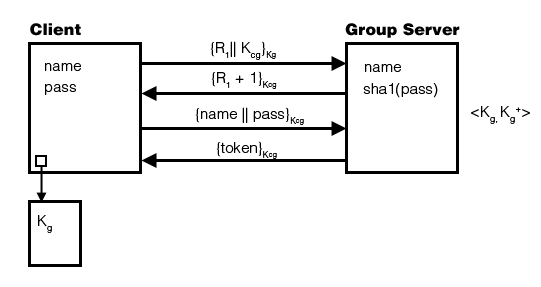
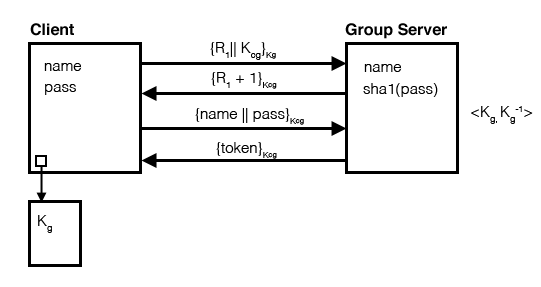
Layered file, before and after one edit (541×287). Changes by layer:
added group "Threat 1" with 36 layers above "Background" over [30, 23, 533, 233]
moved "Arrows" into group "Threat 1" over [195, 41, 304, 159]
added layer "{token}Kcg" (1st of 2, in "Threat 1" › "Arrows") in group "Arrows" over [216, 142, 277, 159]
hid "{token}Kcg" (2nd of 2, in "Threat 1" › "Arrows") over [216, 141, 277, 159]
added layer "{name || pass}Kcg" (1st of 2, in "Threat 1" › "Arrows") in group "Arrows" over [195, 108, 304, 125]
hid "{name || pass}Kcg" (2nd of 2, in "Threat 1" › "Arrows") over [195, 107, 304, 125]
added layer "{R1 + 1}Kcg" (1st of 2, in "Threat 1" › "Arrows") in group "Arrows" over [211, 72, 277, 89]
hid "{R1 + 1}Kcg" (2nd of 2, in "Threat 1" › "Arrows") over [211, 71, 277, 89]
added layer "{R1|| Kcg}Kg" (1st of 2, in "Threat 1" › "Arrows") in group "Arrows" over [210, 42, 276, 60]
hid "{R1|| Kcg}Kg" (2nd of 2, in "Threat 1" › "Arrows") over [210, 41, 276, 60]
moved "Client" (1st of 3, in "Threat 1") into group "Threat 1" over [30, 23, 82, 233]
added layer "Client" (2nd of 3, in "Threat 1" › "Client") in group "Client" over [30, 23, 74, 36]
hid "Client" (3rd of 3, in "Threat 1" › "Client") over [30, 23, 81, 36]
added layer "pass" (1st of 2, in "Threat 1" › "Client") in group "Client" over [45, 84, 76, 95]
moved "GroupServer" into group "Threat 1" over [346, 23, 533, 124]
added layer "<Kg, Kg-1>" in group "GroupServer" over [471, 106, 533, 124]
hid "<Kg, Kg+>" over [471, 106, 530, 124]
added layer "sha1(pass)" (1st of 2, in "Threat 1" › "GroupServer") in group "GroupServer" over [363, 83, 438, 97]
hid "sha1(pass)" (2nd of 2, in "Threat 1" › "GroupServer") over [363, 83, 438, 98]
added layer "Group Server" (1st of 2, in "Threat 1" › "GroupServer") in group "GroupServer" over [346, 23, 447, 39]
hid "Group Server" (2nd of 2, in "Threat 1" › "GroupServer") over [346, 23, 460, 38]
…and 7 more changes (3 added, 4 visibility)
